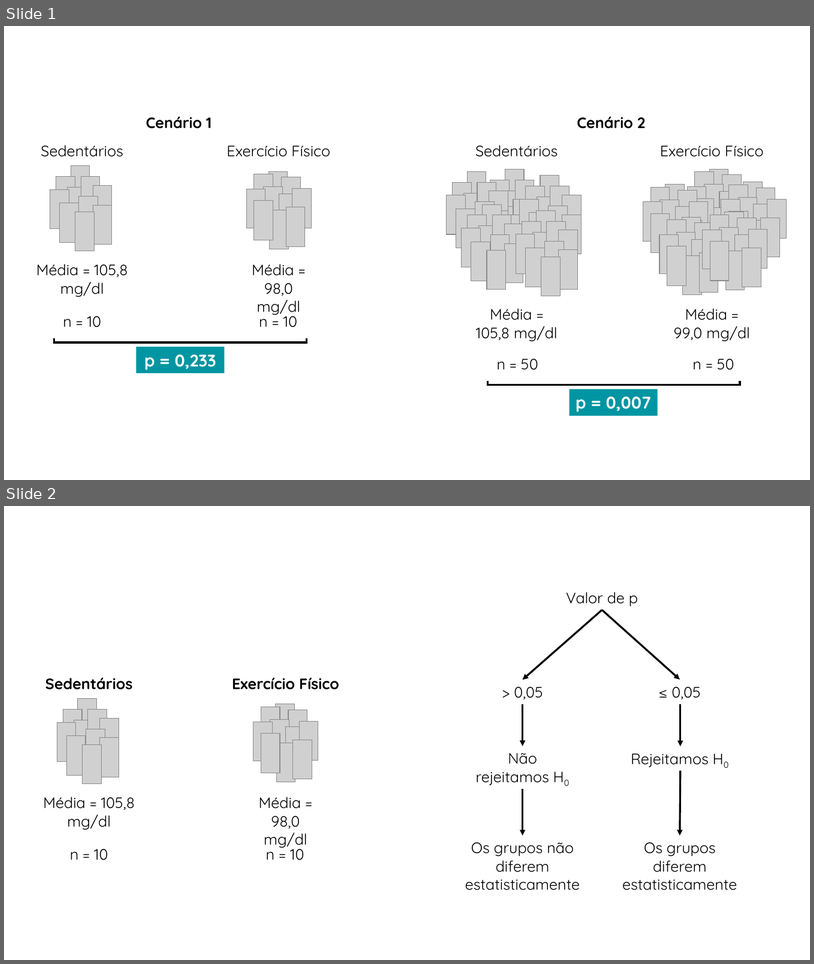
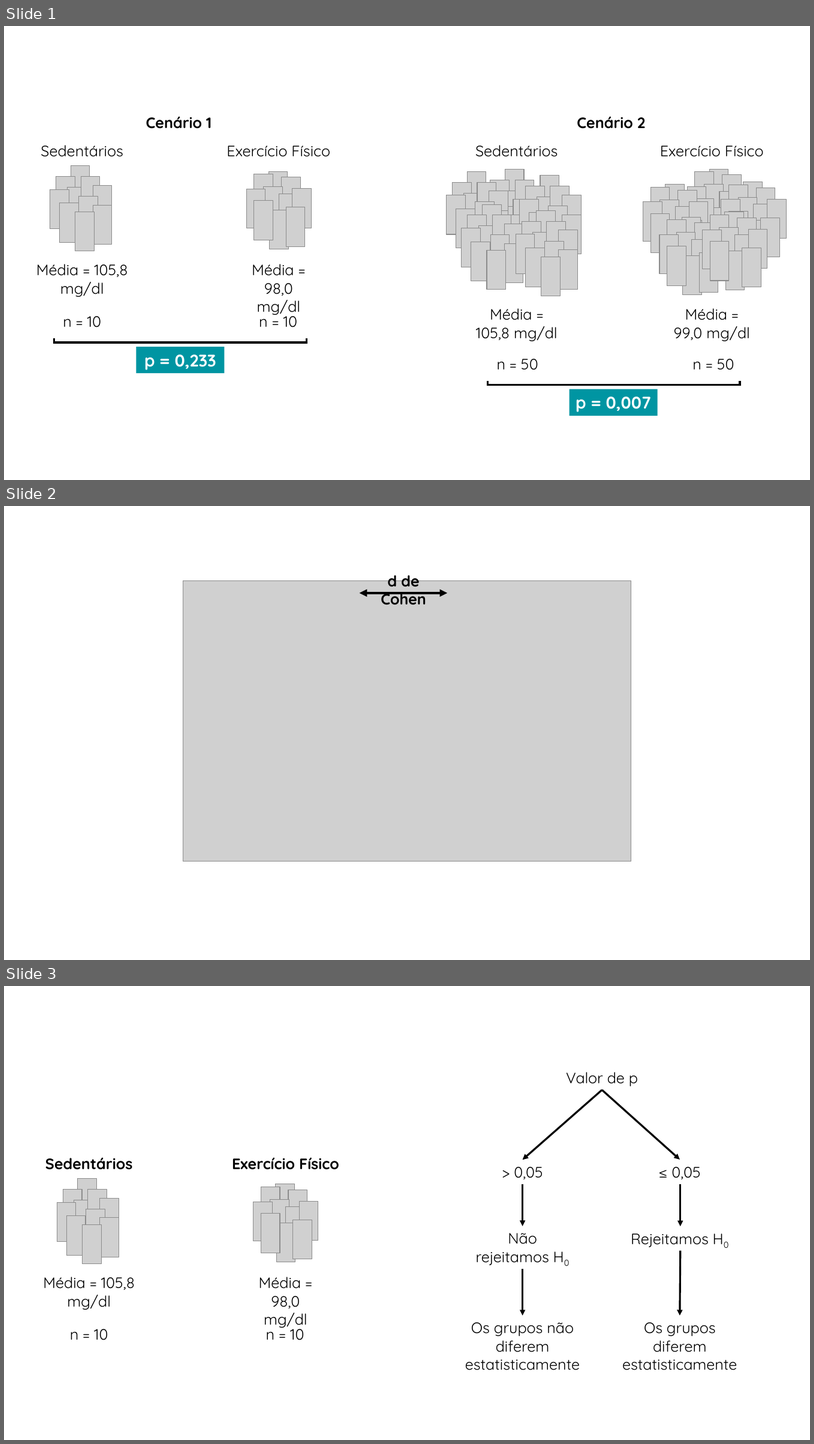
Before and after one commit to fernandaperes/Blog_, a slide deck: content/blog/te-teste-t-independente/Imagens artigo.pptx. Shown one above the other, each under a label of ours: slides 1 and 2 before the commit, slides 1, 2 and 3 after it. The pictures are 814x964 and 814x1444 pixels, drawn with LibreOffice and Linux fonts; fonts in the diff are those of the drawing; grey boxes stand for pictures. Boxes give left, top, right and bottom in pixels: in the first picture for what was removed or moved away, otherwise in the second. Text is boxed around its words. In the diff, an @@ line names an element or a change of style, - is before the commit and + after.

```diff
--- a/content/blog/te-teste-t-independente/Imagens artigo.pptx
+++ b/content/blog/te-teste-t-independente/Imagens artigo.pptx
@@ slide 2 added at box(4, 506, 810, 960), background #FFFFFF @@
@@ text added at box(381, 570, 426, 605), 18 pt, text #000000, bold @@
+d de Cohen
@@ picture added at box(183, 581, 632, 861) @@
@@ double arrow added from (360, 593) to (447, 593), #000000 3 pt @@
@@ what was slide 2 is now slide 3 @@
```
Also in this commit, not shown: 4 other files.
